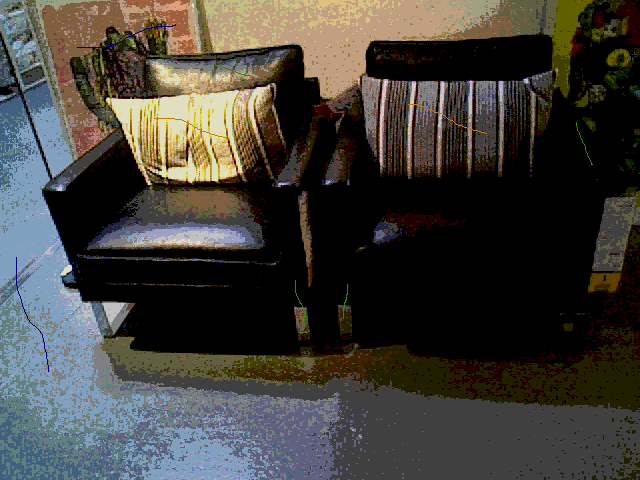
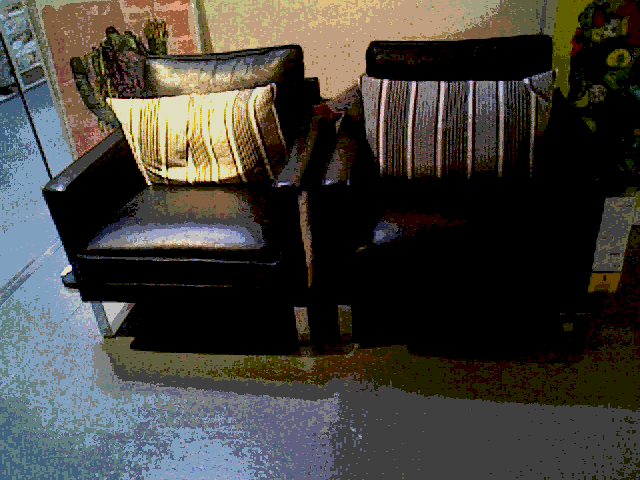
Layers edited between the first and the second w=640, h=480 image:
removed layer "Layer #1" over <box>16,24,593,372</box>
